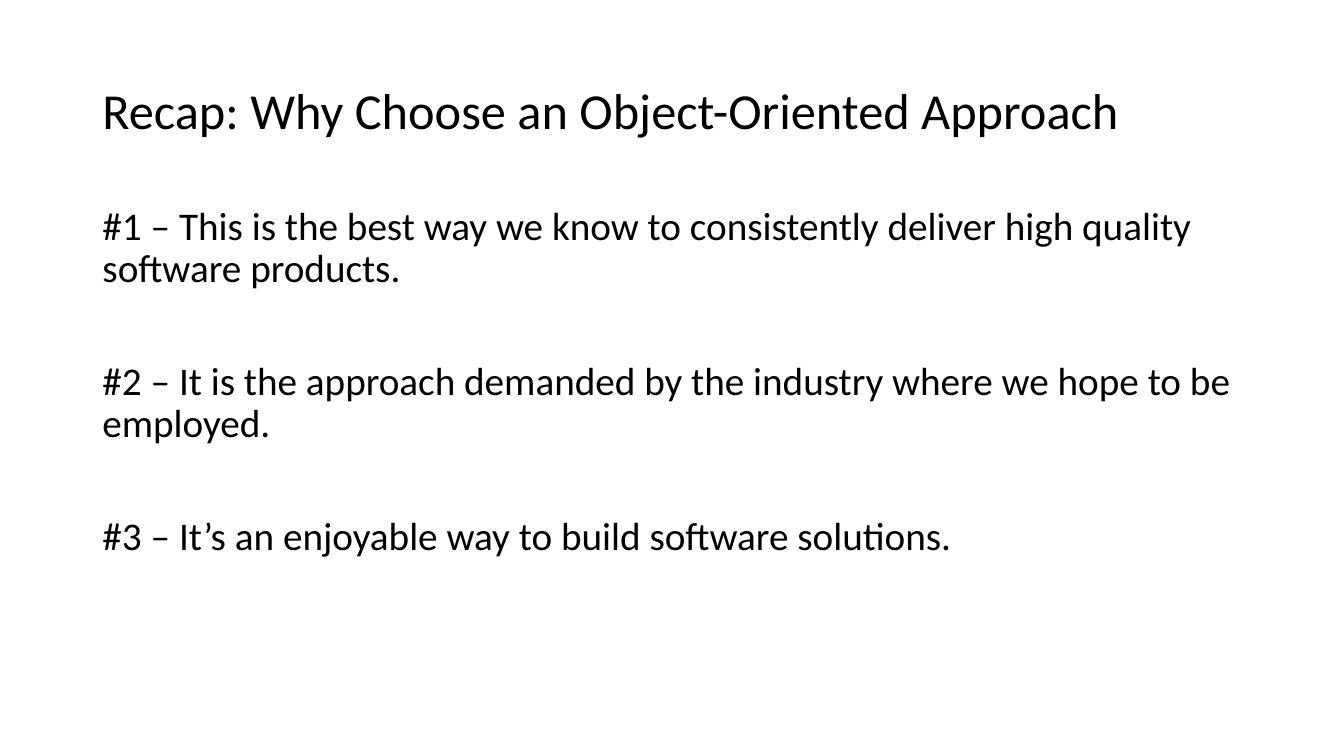
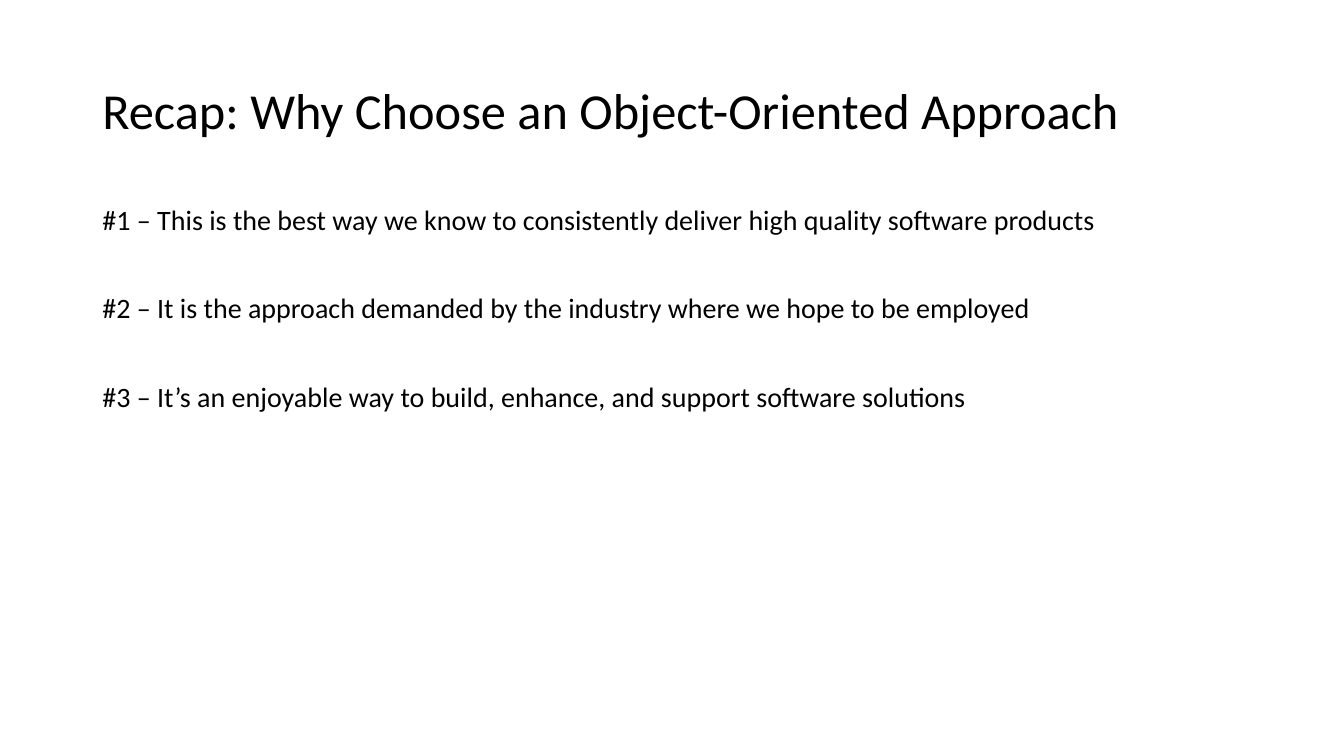
Before and after one commit to EricJPogue/www-epogue-info, a slide deck: slide 45 of CPSC-24500/Week01/2016SpringW01Slides.pptx (slide 42 before the commit). Drawn at 1344x756 pixels with LibreOffice and Linux fonts; fonts in the diff are those of the drawing. Boxes give left, top, right and bottom in pixels: in the first picture for what was removed or moved away, otherwise in the second. Text is boxed around its words. In the diff, an @@ line names an element or a change of style, - is before the commit and + after.

```diff
--- a/CPSC-24500/Week01/2016SpringW01Slides.pptx
+++ b/CPSC-24500/Week01/2016SpringW01Slides.pptx
@@ text at (x1=102, y1=210, x2=1094, y2=412): text changed; size 28 to 20 pt @@
-#1 – This is the best way we know to consistently deliver high quality software products.
-#2 – It is the approach demanded by the industry where we hope to be employed.
-#3 – It’s an enjoyable way to build software solutions.
+#1 – This is the best way we know to consistently deliver high quality software products
+#2 – It is the approach demanded by the industry where we hope to be employed
+#3 – It’s an enjoyable way to build, enhance, and support software solutions
```
Also in this commit, not shown: 14 other slides changed, 3 slides added, 1 slide removed, 1 other file.
